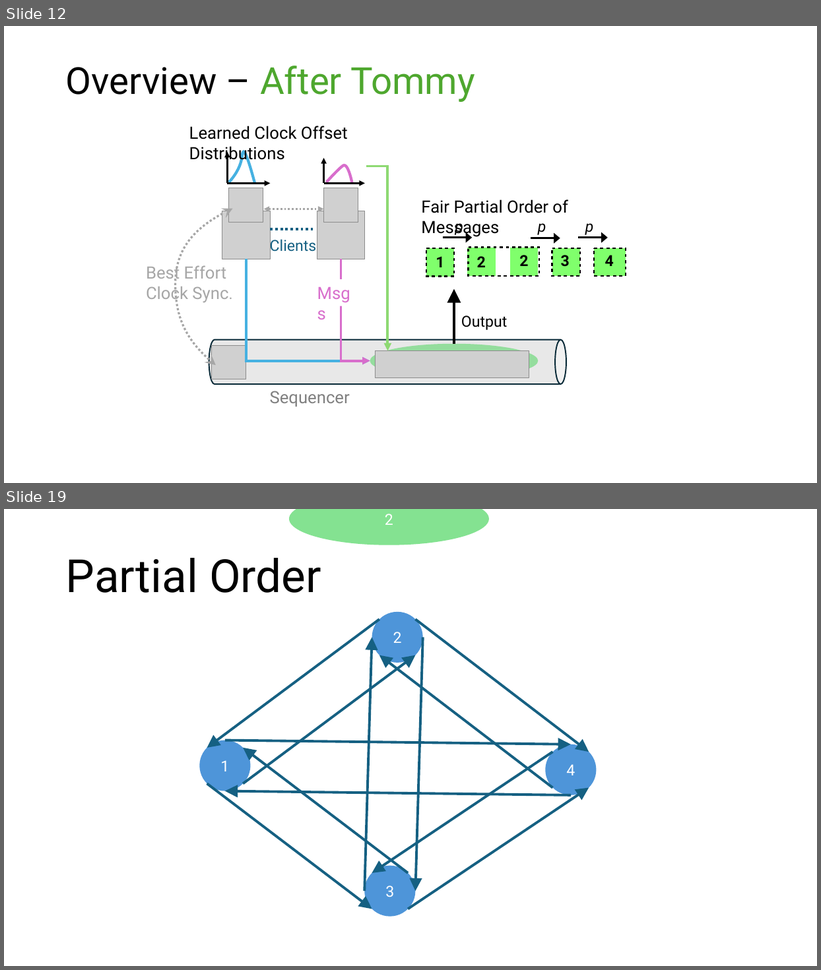
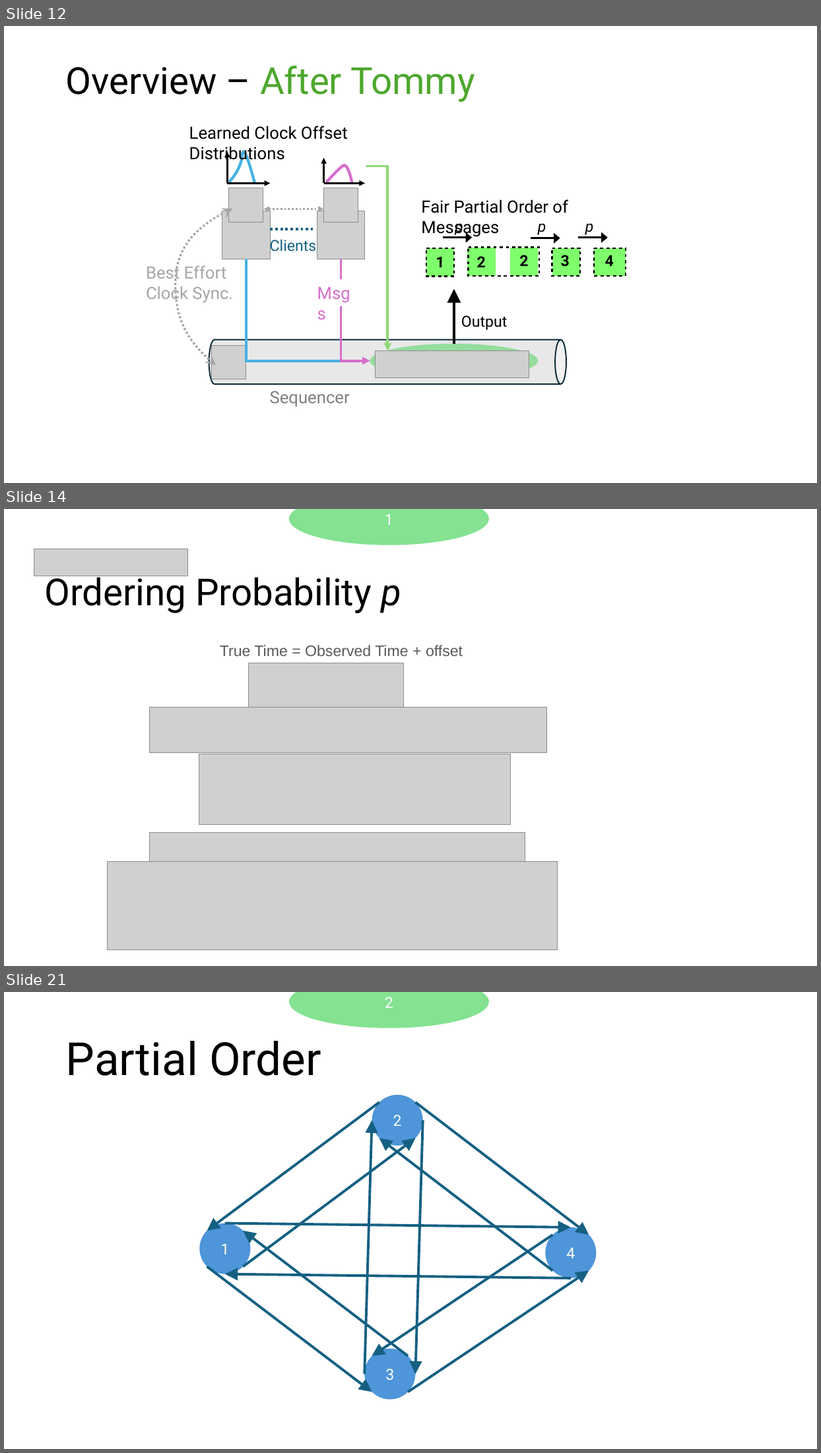
Before and after one commit to HaseebLUMS/Onyx-Presentation, a slide deck: tommy_hotnets.pptx. Shown one above the other, each under a label of ours: slides 12 and 19 before the commit, slides 12, 14 and 21 after it; the slides between them are not shown. The pictures are 821x970 and 821x1453 pixels, drawn with LibreOffice and Linux fonts; fonts in the diff are those of the drawing; grey boxes stand for pictures. Boxes give left, top, right and bottom in pixels: in the first picture for what was removed or moved away, otherwise in the second. Text is boxed around its words. In the diff, an @@ line names an element or a change of style, - is before the commit and + after.

```diff
--- a/tommy_hotnets.pptx
+++ b/tommy_hotnets.pptx
@@ slide 14 added at (x1=4, y1=509, x2=817, y2=966), background #FFFFFF @@
@@ ellipse added at (x1=290, y1=509, x2=490, y2=545), fill #84E291, 18 pt, text #FFFFFF @@
+1
@@ picture added at (x1=34, y1=549, x2=187, y2=576) @@
@@ title added at (x1=44, y1=571, x2=402, y2=613), 44 pt, text #000000 @@
+Ordering Probability p
@@ text added at (x1=220, y1=645, x2=463, y2=656), 18 pt, text #595959 @@
+True Time = Observed Time + offset
@@ picture added at (x1=249, y1=663, x2=403, y2=710) @@
@@ picture added at (x1=150, y1=707, x2=547, y2=753) @@
@@ picture added at (x1=199, y1=755, x2=511, y2=825) @@
@@ picture added at (x1=150, y1=833, x2=525, y2=861) @@
@@ picture added at (x1=107, y1=861, x2=558, y2=950) @@
@@ what was slide 19 is now slide 21 @@
```
Also in this commit, not shown: 3 slides changed, 1 other slide added.
